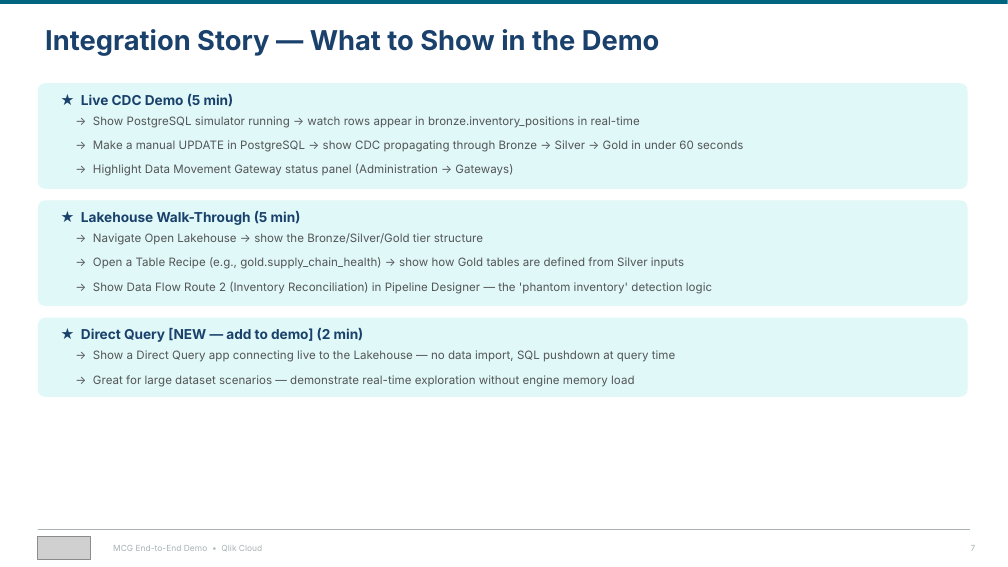
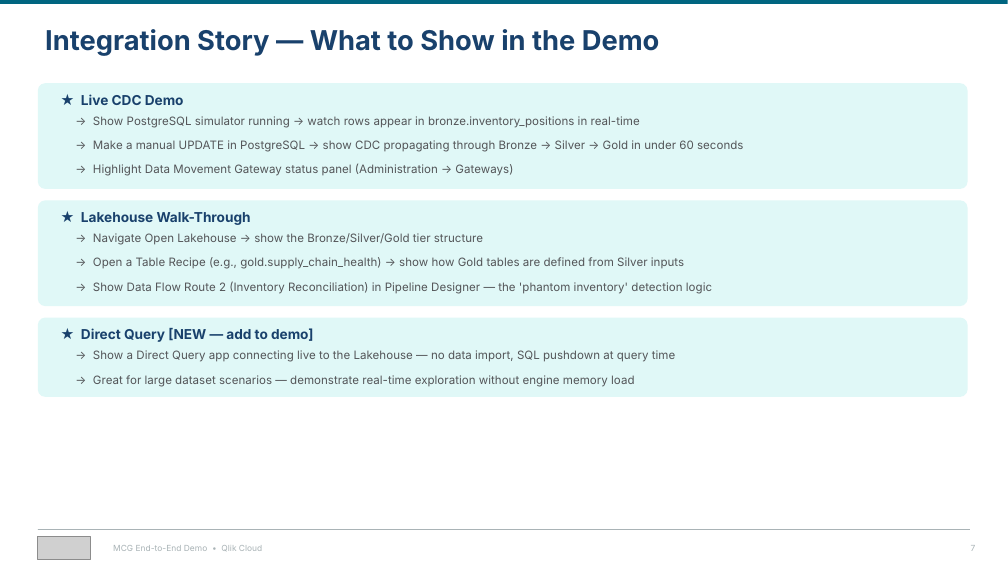
Before and after one commit to robertschoenfeldqlik/meridan_retail_group_qlik_demo_assets, a slide deck: slide 7 of MCG_Demo_Overview_Four_Stories.pptx. Drawn at 1008x567 pixels with LibreOffice and Linux fonts; fonts in the diff are those of the drawing; grey boxes stand for pictures. Boxes give left, top, right and bottom in pixels: in the first picture for what was removed or moved away, otherwise in the second. Text is boxed around its words. In the diff, an @@ line names an element or a change of style, - is before the commit and + after.

```diff
--- a/MCG_Demo_Overview_Four_Stories.pptx
+++ b/MCG_Demo_Overview_Four_Stories.pptx
@@ text at (x1=81, y1=94, x2=184, y2=105): text changed @@
-★ Live CDC Demo (5 min)
+★ Live CDC Demo
@@ text at (x1=81, y1=212, x2=251, y2=225): text changed @@
-★ Lakehouse Walk-Through (5 min)
+★ Lakehouse Walk-Through
@@ text at (x1=81, y1=328, x2=313, y2=342): text changed @@
-★ Direct Query [NEW — add to demo] (2 min)
+★ Direct Query [NEW — add to demo]
```
Also in this commit, not shown: 3 other slides changed, 1 other file.
